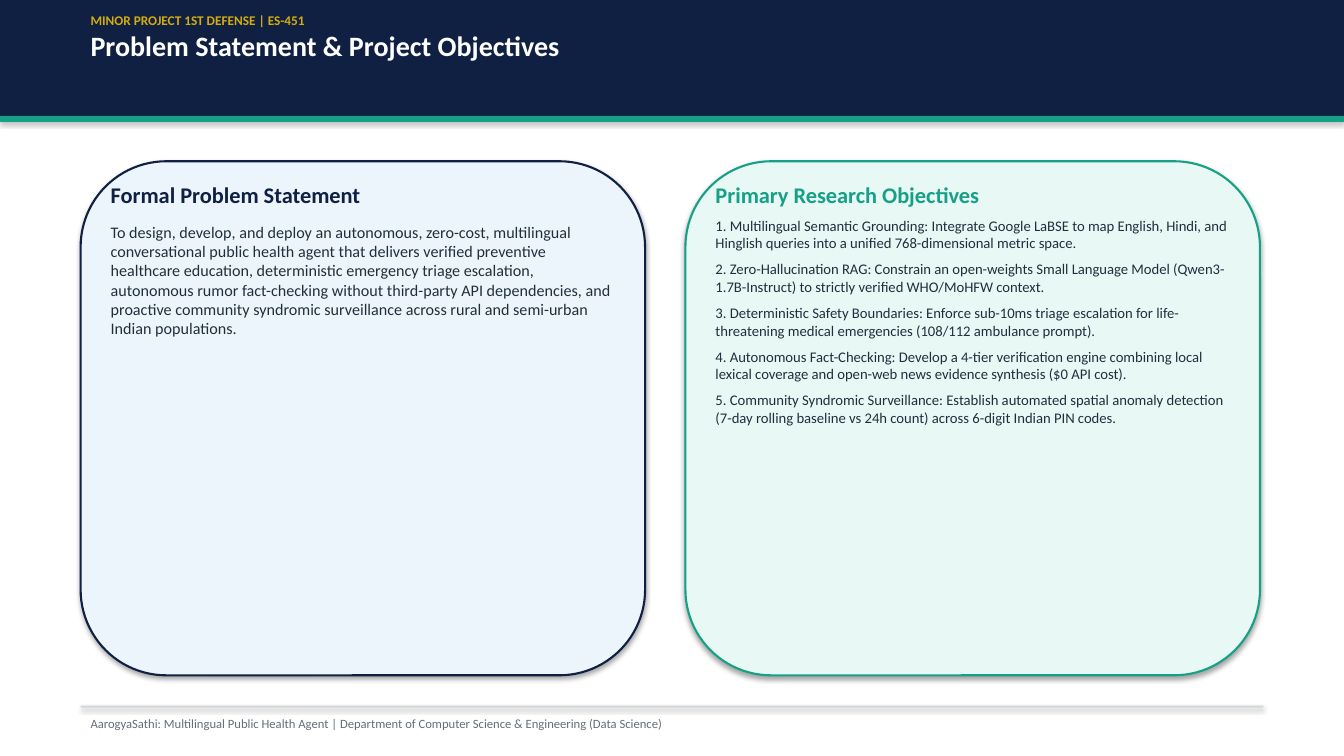
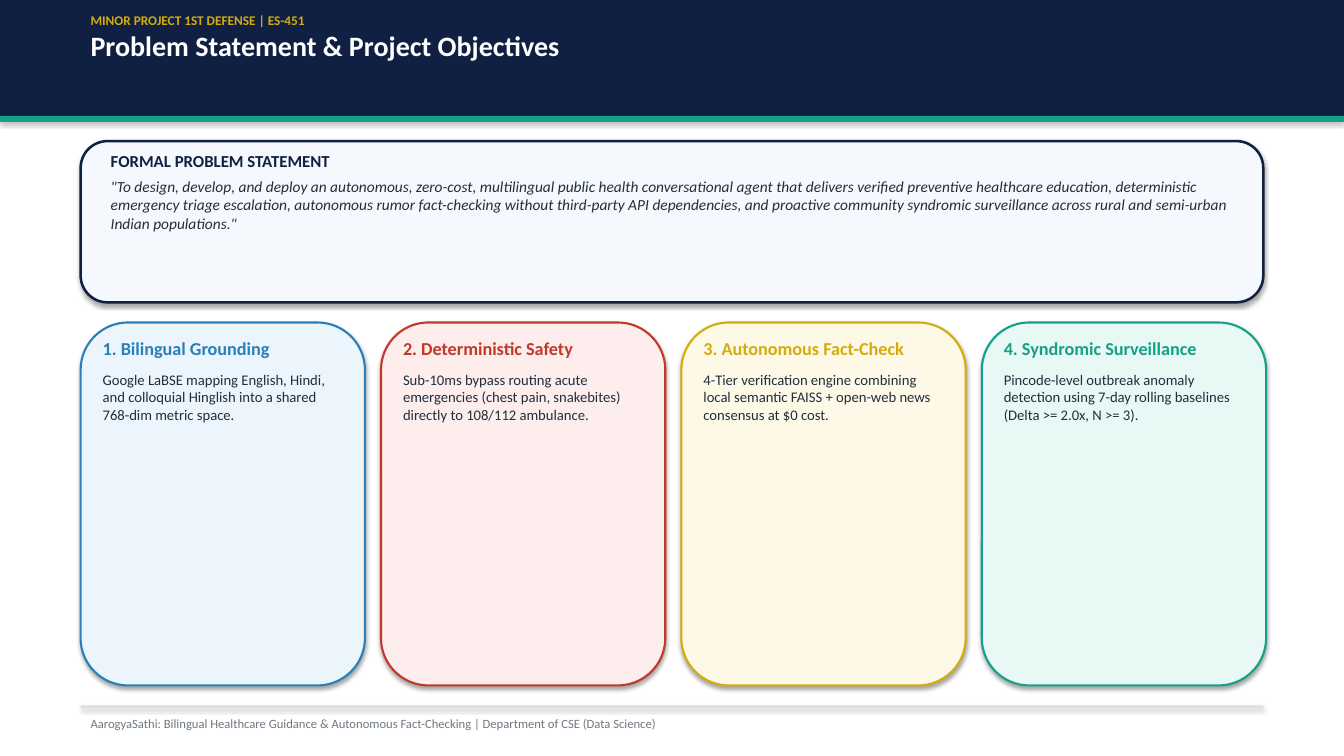
Before and after one commit to salman-mohammad-khan/AarogyaSathi, a slide deck: slide 3 of docs/AarogyaSathi_1st_Defense_Presentation.pptx. Drawn at 1344x756 pixels with LibreOffice and Linux fonts; fonts in the diff are those of the drawing. Boxes give left, top, right and bottom in pixels: in the first picture for what was removed or moved away, otherwise in the second. Text is boxed around its words. In the diff, an @@ line names an element or a change of style, - is before the commit and + after.

```diff
--- a/docs/AarogyaSathi_1st_Defense_Presentation.pptx
+++ b/docs/AarogyaSathi_1st_Defense_Presentation.pptx
@@ rounded rectangle resized from (x1=81, y1=161, x2=645, y2=676) to (x1=81, y1=141, x2=1263, y2=302) @@
@@ rounded rectangle at (x1=81, y1=141, x2=1263, y2=302): fill #EBF5FB to #F5F8FC; outline #0F2043 1.5 pt to #0F2043 1.8 pt @@
@@ text at (x1=111, y1=156, x2=1227, y2=232): text changed; size 11.5 to 11 pt; italic on @@
-Formal Problem Statement
-To design, develop, and deploy an autonomous, zero-cost, multilingual conversational public health agent that delivers verified preventive healthcare education, deterministic emergency triage escalation, autonomous rumor fact-checking without third-party API dependencies, and proactive community syndromic surveillance across rural and semi-urban Indian populations.
+FORMAL PROBLEM STATEMENT
+"To design, develop, and deploy an autonomous, zero-cost, multilingual public health conversational agent that delivers verified preventive healthcare education, deterministic emergency triage escalation, autonomous rumor fact-checking without third-party API dependencies, and proactive community syndromic surveillance across rural and semi-urban Indian populations."
@@ rounded rectangle resized from (x1=686, y1=161, x2=1260, y2=676) to (x1=81, y1=323, x2=365, y2=686) @@
@@ rounded rectangle at (x1=81, y1=323, x2=365, y2=686): fill #E8F8F5 to #EBF5FB; outline #16A085 1.5 pt to #2980B9 1.5 pt @@
@@ rounded rectangle added at (x1=381, y1=323, x2=665, y2=686), fill #FDEDEC, outline #C0392B 1.5 pt @@
@@ rounded rectangle added at (x1=682, y1=323, x2=966, y2=686), fill #FEF9E7, outline #D4AC0D 1.5 pt @@
@@ rounded rectangle added at (x1=982, y1=323, x2=1266, y2=686), fill #E8F8F5, outline #16A085 1.5 pt @@
@@ text at (x1=103, y1=342, x2=325, y2=423): text changed @@
-Primary Research Objectives
-1. Multilingual Semantic Grounding: Integrate Google LaBSE to map English, Hindi, and Hinglish queries into a unified 768-dimensional metric space.
-2. Zero-Hallucination RAG: Constrain an open-weights Small Language Model (Qwen3-1.7B-Instruct) to strictly verified WHO/MoHFW context.
-3. Deterministic Safety Boundaries: Enforce sub-10ms triage escalation for life-threatening medical emergencies (108/112 ambulance prompt).
-4. Autonomous Fact-Checking: Develop a 4-tier verification engine combining local lexical coverage and open-web news evidence synthesis ($0 API cost).
-5. Community Syndromic Surveillance: Establish automated spatial anomaly detection (7-day rolling baseline vs 24h count) across 6-digit Indian PIN codes.
+1. Bilingual Grounding
+Google LaBSE mapping English, Hindi, and colloquial Hinglish into a shared 768-dim metric space.
@@ text added at (x1=403, y1=342, x2=620, y2=423), 10.5 pt, text #212F3D @@
+2. Deterministic Safety
+Sub-10ms bypass routing acute emergencies (chest pain, snakebites) directly to 108/112 ambulance.
@@ text added at (x1=703, y1=342, x2=931, y2=422), 10.5 pt, text #212F3D @@
+3. Autonomous Fact-Check
+4-Tier verification engine combining local semantic FAISS + open-web news consensus at $0 cost.
@@ text added at (x1=1004, y1=342, x2=1230, y2=422), 10.5 pt, text #212F3D @@
+4. Syndromic Surveillance
+Pincode-level outbreak anomaly detection using 7-day rolling baselines (Delta >= 2.0x, N >= 3).
@@ text at (x1=91, y1=719, x2=655, y2=730): text changed; text colour #646E78 to #6E7882 @@
-AarogyaSathi: Multilingual Public Health Agent | Department of Computer Science & Engineering (Data Science)
+AarogyaSathi: Bilingual Healthcare Guidance & Autonomous Fact-Checking | Department of CSE (Data Science)
```
Also in this commit, not shown: 12 other slides changed, 1 slide added, 1 slide removed, 9 other files.
